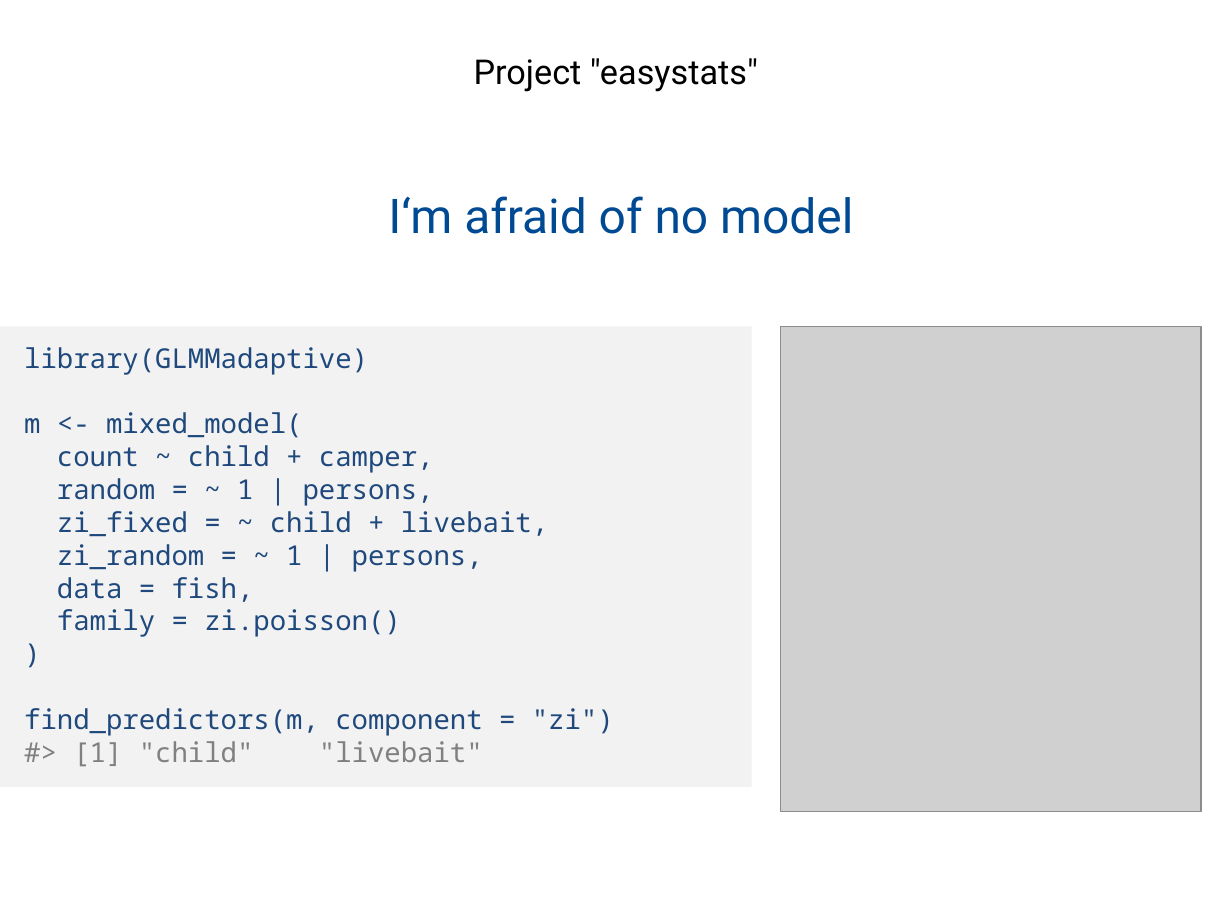
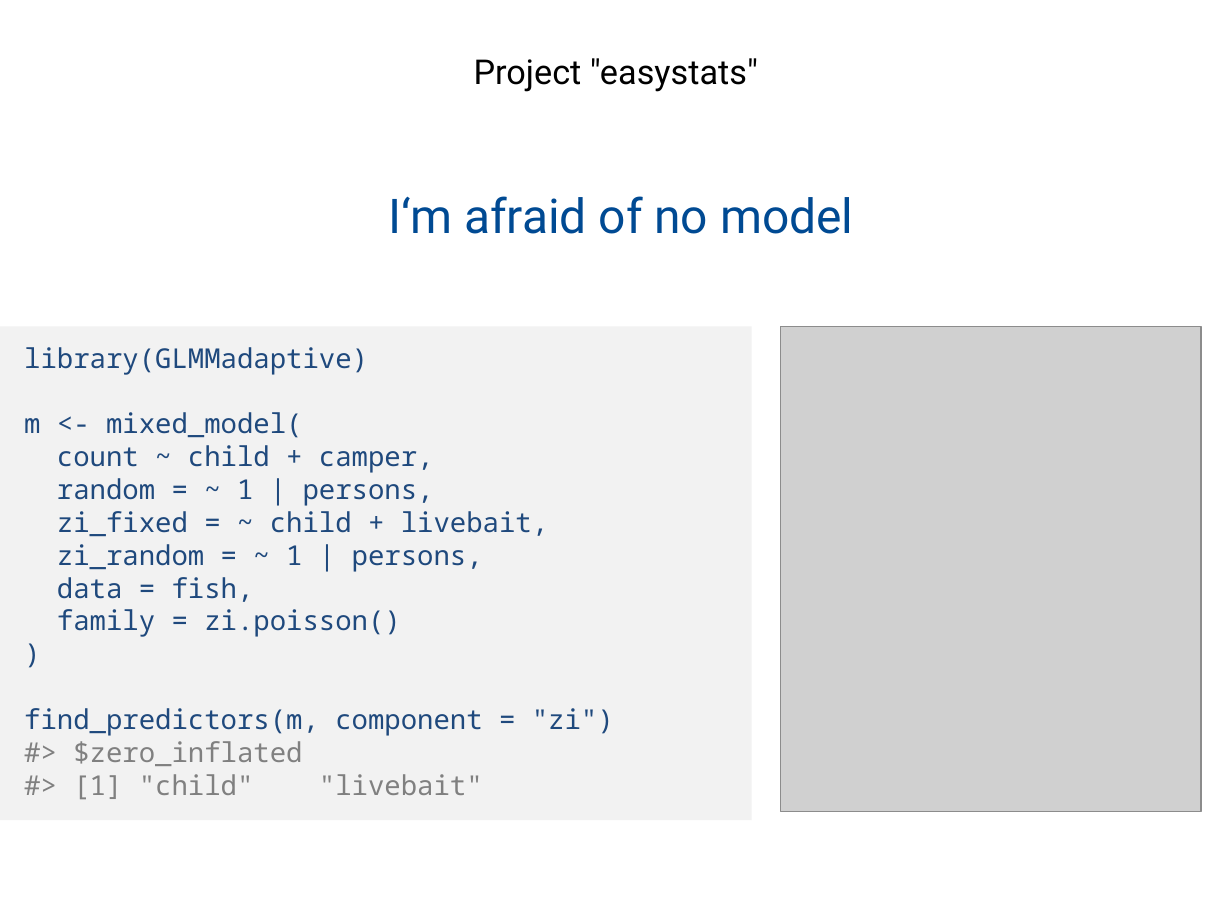
Before and after one commit to easystats/easystats, a slide deck: slide 19 of presentations/2019-02_Hamburg_RUG/1902 Hamburg RUG easystats.pptx. Drawn at 1232x924 pixels with LibreOffice and Linux fonts; fonts in the diff are those of the drawing; grey boxes stand for pictures; background and template pictures are left out. Boxes give left, top, right and bottom in pixels: in the first picture for what was removed or moved away, otherwise in the second. Text is boxed around its words. In the diff, an @@ line names an element or a change of style, - is before the commit and + after.

```diff
--- a/presentations/2019-02_Hamburg_RUG/1902 Hamburg RUG easystats.pptx
+++ b/presentations/2019-02_Hamburg_RUG/1902 Hamburg RUG easystats.pptx
@@ rectangle "library(GLMMadaptive)": place and size @@
-rectangle "library(GLMMadaptive)" at box(0, 326, 752, 787)
+rectangle "library(GLMMadaptive)" at box(0, 326, 752, 821)
@@ text in rectangle at box(73, 741, 302, 766): paragraph added @@
+#> $zero_inflated
```
Also in this commit, not shown: 2 other slides changed, 1 other file.
